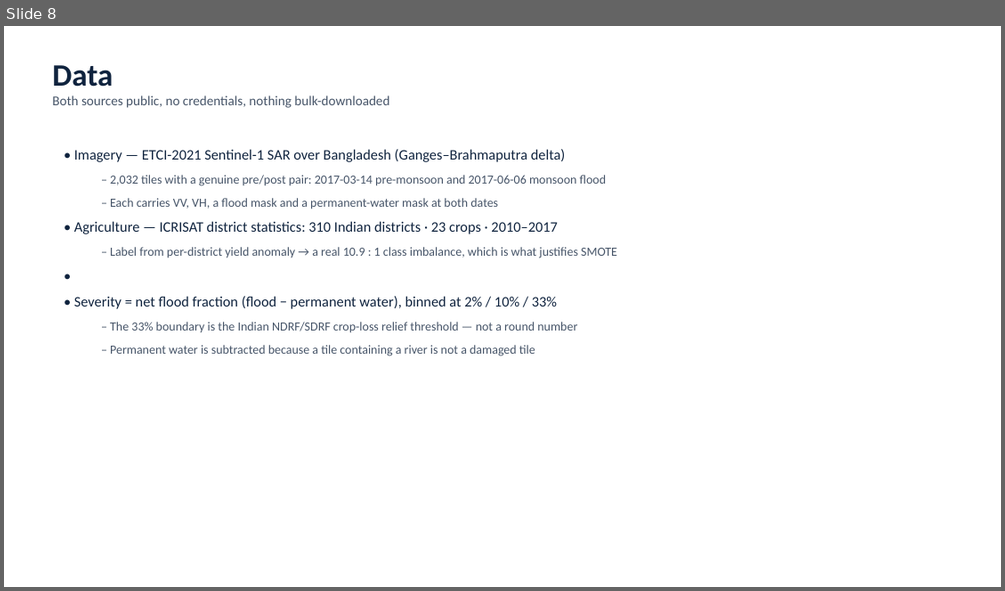
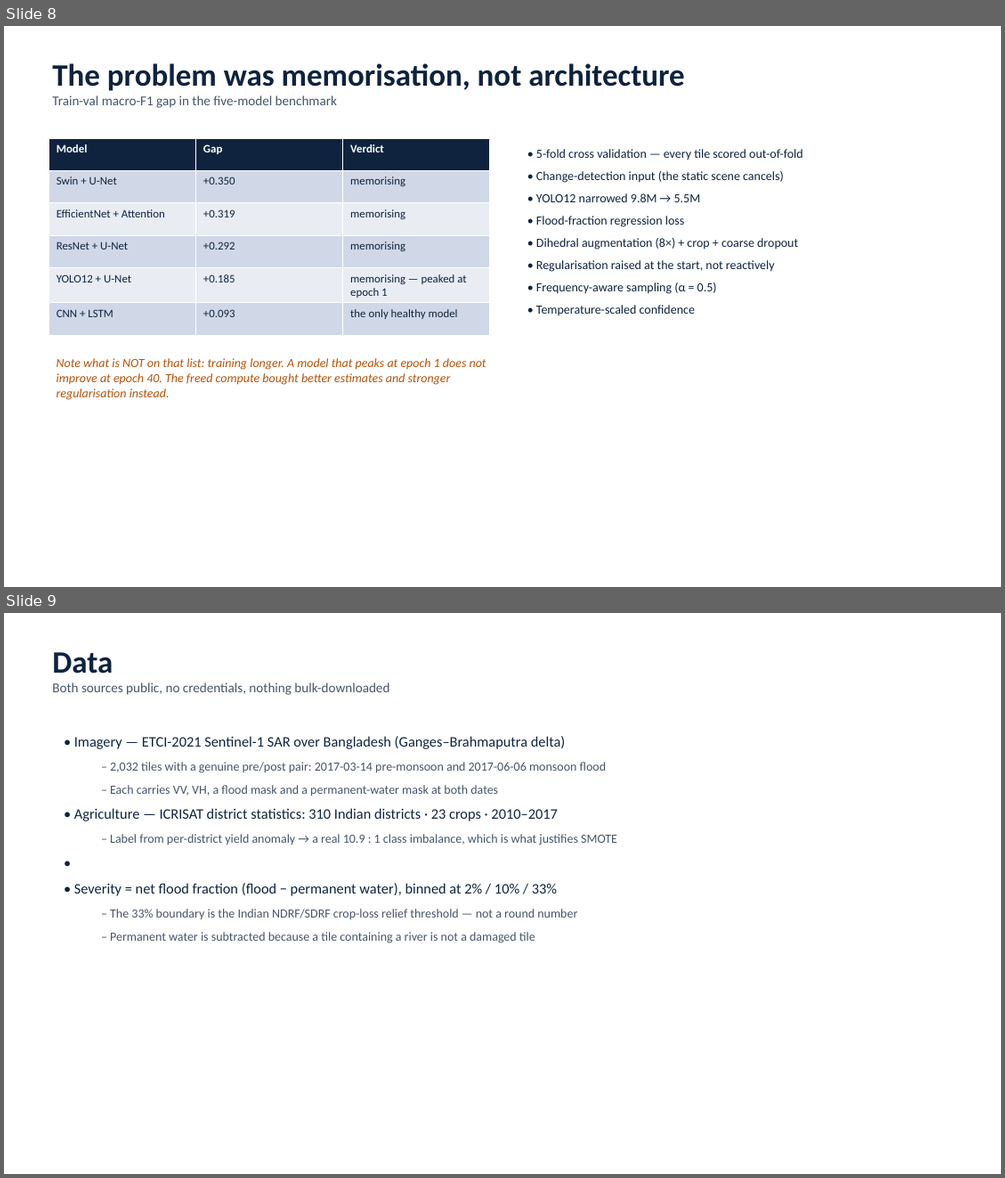
Before and after one commit to tejgokani/flood-crop-damage-ai, a slide deck: slides/Techathon_PS6.pptx. Shown one above the other, each under a label of ours: slide 8 before the commit, slides 8 and 9 after it. The pictures are 1005x591 and 1005x1178 pixels, drawn with LibreOffice and Linux fonts; fonts in the diff are those of the drawing. Boxes give left, top, right and bottom in pixels: in the first picture for what was removed or moved away, otherwise in the second. Text is boxed around its words. In the diff, an @@ line names an element or a change of style, - is before the commit and + after.

Commit message:
feat(report,slides): cross-validated results, merged across separately-run models
cv_report.load() now assembles from the per-model cv_<model>.json files, which are rewritten
after every fold. The two models do not cost the same per epoch -- CNN+LSTM runs at 146s/epoch
against YOLO12's 55s -- so matching their epoch budgets means running them with different
wall-clock caps, and a split run must be indistinguishable from a single one. It also means an
interrupted run still reports whatever completed.

Slide deck rebuilt around the cross-validated numbers, with a new slide making the central
point explicit: the problem was memorisation, not architecture, and the fix list deliberately
does not include 'train longer'.

```diff
--- a/slides/Techathon_PS6.pptx
+++ b/slides/Techathon_PS6.pptx
@@ slide 8 added at bbox=[4, 26, 1001, 587], background #FFFFFF @@
@@ text added at bbox=[52, 63, 685, 108], 13 pt, text #475569 @@
+The problem was memorisation, not architecture
+Train-val macro-F1 gap in the five-model benchmark
@@ table added at bbox=[48, 138, 491, 332], 6 rows, 3 columns @@
+Model | Gap | Verdict
+Swin + U-Net | +0.350 | memorising
+EfficientNet + Attention | +0.319 | memorising
+ResNet + U-Net | +0.292 | memorising
+YOLO12 + U-Net | +0.185 | memorising — peaked at epoch 1
+CNN + LSTM | +0.093 | the only healthy model
@@ text added at bbox=[536, 149, 803, 316], 12 pt, text #0F233E @@
+• 5-fold cross validation — every tile scored out-of-fold
+• Change-detection input (the static scene cancels)
+• YOLO12 narrowed 9.8M → 5.5M
+• Flood-fraction regression loss
+• Dihedral augmentation (8×) + crop + coarse dropout
+• Regularisation raised at the start, not reactively
+• Frequency-aware sampling (α = 0.5)
+• Temperature-scaled confidence
@@ text added at bbox=[57, 358, 486, 400], 12 pt, text #B45309, italic @@
+Note what is NOT on that list: training longer. A model that peaks at epoch 1 does not improve at epoch 40. The freed compute bought better estimates and stronger regularisation instead.
@@ what was slide 8 is now slide 9 @@
```
Also in this commit, not shown: 2 slides changed, 4 other slides added, 2 slides removed, 3 other files.
